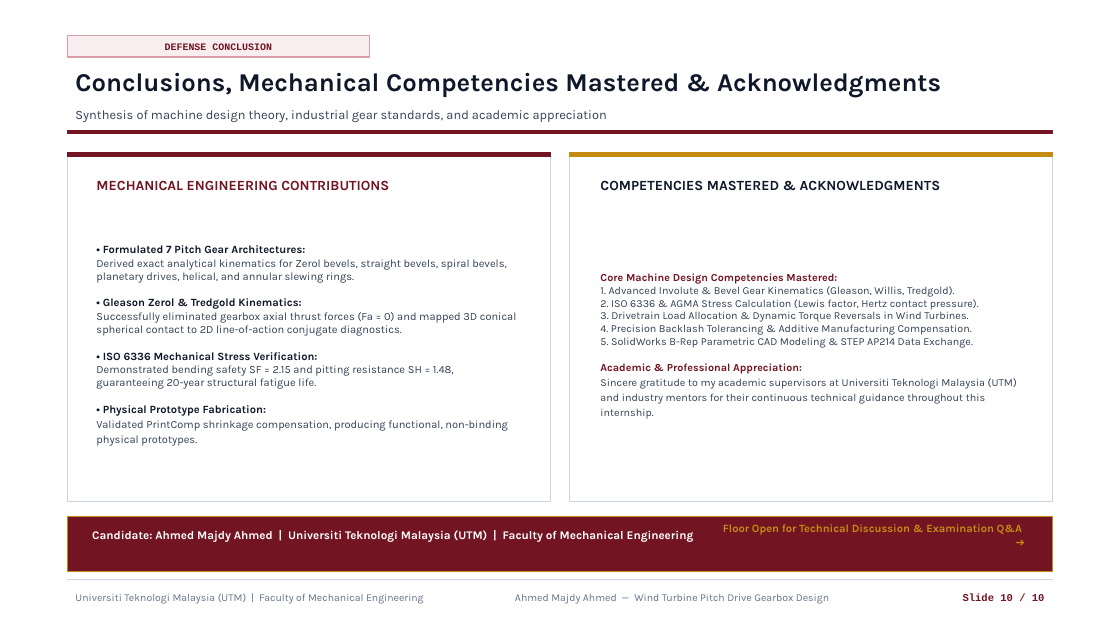
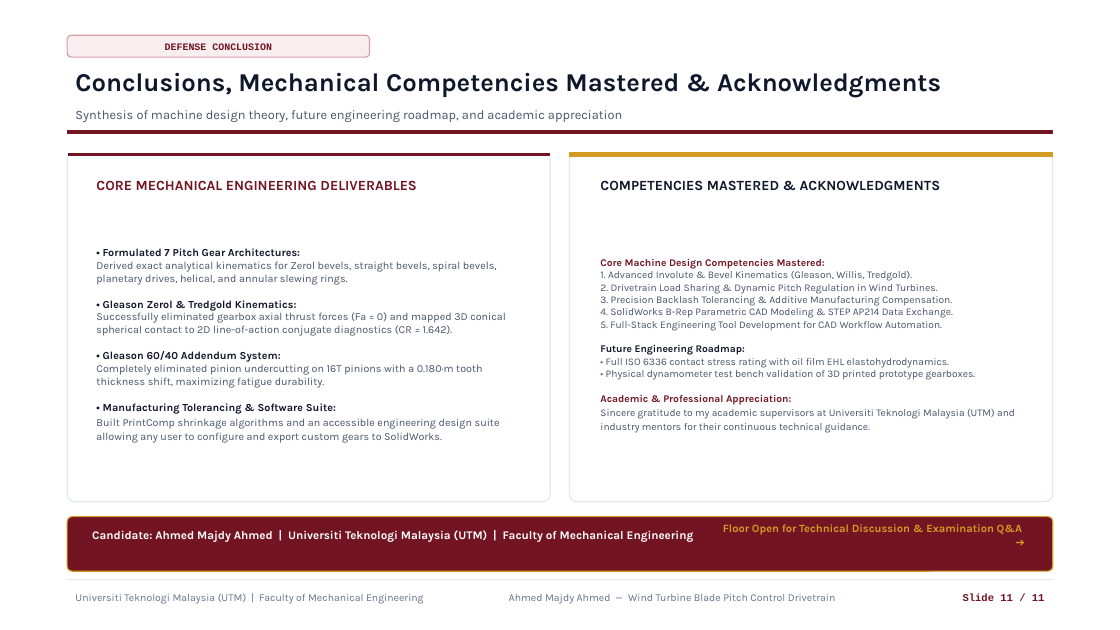
Before and after one commit to Thecamel0/Gear-Generator, a slide deck: slide 11 of Internship_Presentation/Wind_Turbine_Pitch_Control_System_Internship_Presentation.pptx (slide 10 before the commit). Drawn at 1120x630 pixels with LibreOffice and Linux fonts; fonts in the diff are those of the drawing. Boxes give left, top, right and bottom in pixels: in the first picture for what was removed or moved away, otherwise in the second. Text is boxed around its words. In the diff, an @@ line names an element or a change of style, - is before the commit and + after.

Commit message:
Add internship timeline slide and update UTM presentation deck with mechanical engineering data

```diff
--- a/Internship_Presentation/Wind_Turbine_Pitch_Control_System_Internship_Presentation.pptx
+++ b/Internship_Presentation/Wind_Turbine_Pitch_Control_System_Internship_Presentation.pptx
@@ rounded rectangle at <box>67,35,370,57</box>: rectangle to rounded rectangle @@
@@ text at <box>75,110,622,122</box>: text changed; text colour #334155 to #475569 @@
-Synthesis of machine design theory, industrial gear standards, and academic appreciation
+Synthesis of machine design theory, future engineering roadmap, and academic appreciation
@@ rectangle at <box>67,153,550,156</box>: outline #721422 1 pt to #FFFFFF 1 pt @@
@@ rounded rectangle at <box>67,153,550,502</box>: rectangle to rounded rectangle; outline #CBD5E1 1 pt to #E2E8F0 1 pt @@
@@ rectangle at <box>570,153,1053,156</box>: fill #C58B12 to #D49B23; outline #C58B12 1 pt to #D49B23 1 pt @@
@@ rounded rectangle at <box>570,153,1053,502</box>: rectangle to rounded rectangle; outline #CBD5E1 1 pt to #E2E8F0 1 pt @@
@@ text at <box>96,180,416,190</box>: text changed @@
-MECHANICAL ENGINEERING CONTRIBUTIONS
+CORE MECHANICAL ENGINEERING DELIVERABLES
@@ text at <box>96,248,506,443</box>: text changed; size 9.5 to 9.2 pt; text colour #334155 to #475569 @@
-• Formulated 7 Pitch Gear Architectures:
-Derived exact analytical kinematics for Zerol bevels, straight bevels, spiral bevels, planetary drives, helical, and annular slewing rings.
-• Gleason Zerol & Tredgold Kinematics:
-Successfully eliminated gearbox axial thrust forces (Fa = 0) and mapped 3D conical spherical contact to 2D line-of-action conjugate diagnostics.
-• ISO 6336 Mechanical Stress Verification:
-Demonstrated bending safety SF = 2.15 and pitting resistance SH = 1.48, guaranteeing 20-year structural fatigue life.
-• Physical Prototype Fabrication:
-Validated PrintComp shrinkage compensation, producing functional, non-binding physical prototypes.
+• Formulated 7 Pitch Gear Architectures:
+Derived exact analytical kinematics for Zerol bevels, straight bevels, spiral bevels, planetary drives, helical, and annular slewing rings.
+• Gleason Zerol & Tredgold Kinematics:
+Successfully eliminated gearbox axial thrust forces (Fa = 0) and mapped 3D conical spherical contact to 2D line-of-action conjugate diagnostics (CR = 1.642).
+• Gleason 60/40 Addendum System:
+Completely eliminated pinion undercutting on 16T pinions with a 0.180·m tooth thickness shift, maximizing fatigue durability.
+• Manufacturing Tolerancing & Software Suite:
+Built PrintComp shrinkage algorithms and an accessible engineering design suite allowing any user to configure and export custom gears to SolidWorks.
@@ text at <box>600,258,1015,433</box>: text changed; size 9.2 to 8.8 pt; text colour #334155 to #475569 @@
-Core Machine Design Competencies Mastered:
-1. Advanced Involute & Bevel Gear Kinematics (Gleason, Willis, Tredgold).
-2. ISO 6336 & AGMA Stress Calculation (Lewis factor, Hertz contact pressure).
-3. Drivetrain Load Allocation & Dynamic Torque Reversals in Wind Turbines.
-4. Precision Backlash Tolerancing & Additive Manufacturing Compensation.
-5. SolidWorks B-Rep Parametric CAD Modeling & STEP AP214 Data Exchange.
-Academic & Professional Appreciation:
-Sincere gratitude to my academic supervisors at Universiti Teknologi Malaysia (UTM) and industry mentors for their continuous technical guidance throughout this internship.
+Core Machine Design Competencies Mastered:
+1. Advanced Involute & Bevel Kinematics (Gleason, Willis, Tredgold).
+2. Drivetrain Load Sharing & Dynamic Pitch Regulation in Wind Turbines.
+3. Precision Backlash Tolerancing & Additive Manufacturing Compensation.
+4. SolidWorks B-Rep Parametric CAD Modeling & STEP AP214 Data Exchange.
+5. Full-Stack Engineering Tool Development for CAD Workflow Automation.
+Future Engineering Roadmap:
+• Full ISO 6336 contact stress rating with oil film EHL elastohydrodynamics.
+• Physical dynamometer test bench validation of 3D printed prototype gearboxes.
+Academic & Professional Appreciation:
+Sincere gratitude to my academic supervisors at Universiti Teknologi Malaysia (UTM) and industry mentors for their continuous technical guidance.
@@ rounded rectangle at <box>67,517,1053,571</box>: rectangle to rounded rectangle; outline #C58B12 1 pt to #D49B23 1 pt @@
@@ text "Floor Open for Technical Discussion ..." at <box>723,524,1022,535</box>: text colour #C58B12 to #D49B23 @@
@@ line (67, 580) - (1053, 580): stroke #CBD5E1 0.8 pt to #E2E8F0 0.8 pt @@
@@ text at <box>509,594,836,604</box>: text changed @@
-Ahmed Majdy Ahmed — Wind Turbine Pitch Drive Gearbox Design
+Ahmed Majdy Ahmed — Wind Turbine Blade Pitch Control Drivetrain
@@ text at <box>963,594,1045,601</box>: text changed @@
-Slide 10 / 10
+Slide 11 / 11
```
Also in this commit, not shown: 2 other slides changed, 8 slides added, 7 slides removed, 22 other files.
